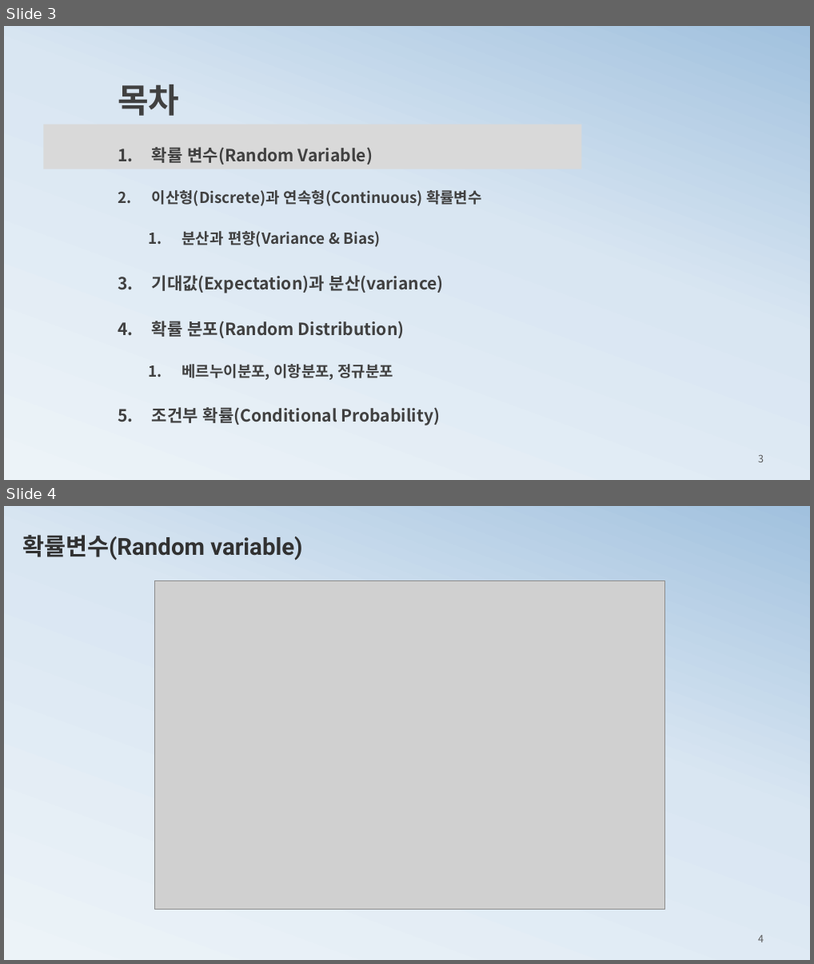
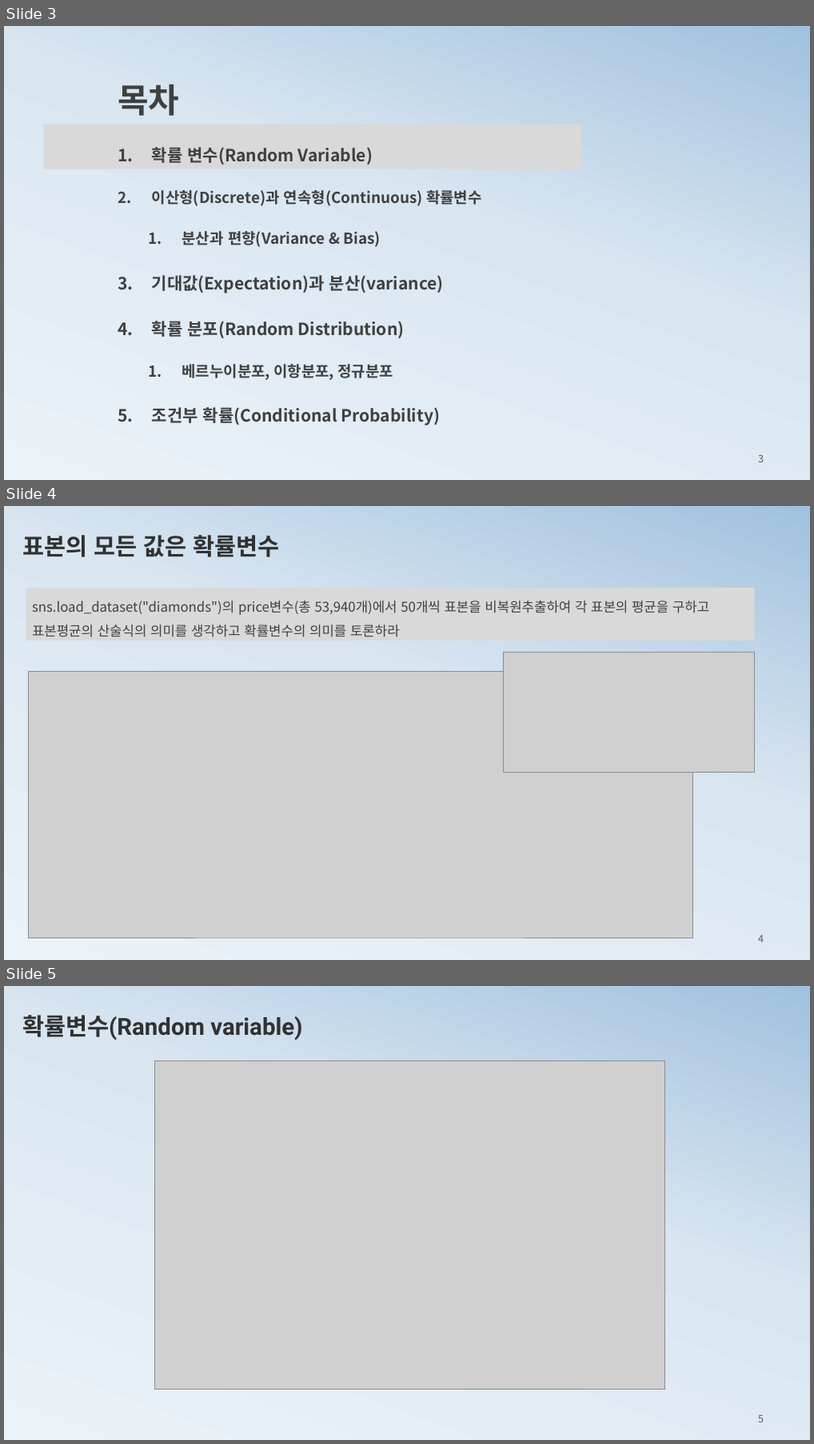
Before and after one commit to ancestor9/mathematics-for-machine-learning, a slide deck: 2_probability theory for machine learning.pptx. Shown one above the other, each under a label of ours: slides 3 and 4 before the commit, slides 3, 4 and 5 after it. The pictures are 814x964 and 814x1444 pixels, drawn with LibreOffice and Linux fonts; fonts in the diff are those of the drawing; grey boxes stand for pictures. Boxes give left, top, right and bottom in pixels: in the first picture for what was removed or moved away, otherwise in the second. Text is boxed around its words. In the diff, an @@ line names an element or a change of style, - is before the commit and + after.

```diff
--- a/2_probability theory for machine learning.pptx
+++ b/2_probability theory for machine learning.pptx
@@ slide 4 added at (x1=4, y1=506, x2=810, y2=960), background gradient #ECF3F8 to #D9E6F2 to #A1C1DE @@
@@ text added at (x1=22, y1=535, x2=280, y2=557), 28 pt, text #313131, bold @@
+표본의 모든 값은 확률변수
@@ rectangle added at (x1=26, y1=588, x2=755, y2=640), fill #D9D9D9, 16 pt, text #404040 @@
+sns.load_dataset("diamonds")의 price변수(총 53,940개)에서 50개씩 표본을 비복원추출하여 각 표본의 평균을 구하고 표본평균의 산술식의 의미를 생각하고 확률변수의 의미를 토론하라
@@ picture added at (x1=28, y1=671, x2=694, y2=937) @@
@@ picture added at (x1=503, y1=652, x2=754, y2=772) @@
@@ page number added at (x1=758, y1=935, x2=764, y2=942), 12 pt, text #595959 @@
+4
@@ what was slide 4 is now slide 5 @@
@@ page number at (x1=758, y1=1415, x2=764, y2=1422): text changed @@
-4
+5
```
Also in this commit, not shown: 4 slides changed, 2 other slides added, 12 slides removed, 1 other file.
